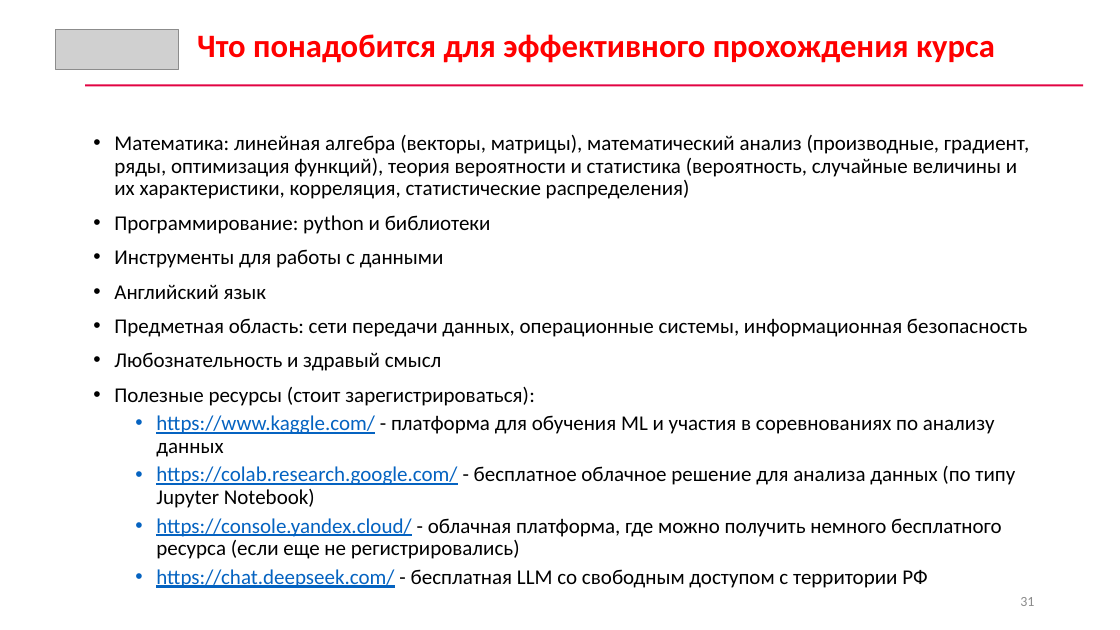
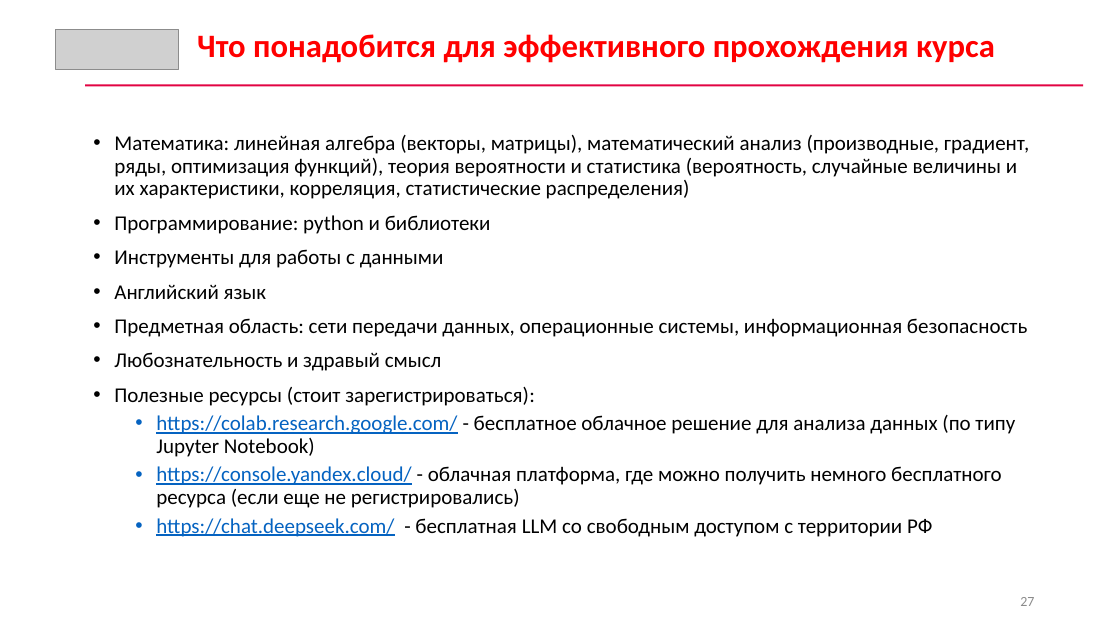
Before and after one commit to nick1982ad/CS_Data_analysis, a slide deck: slide 27 of Лекции/01. Введение. Основы аналитики данных.pptx (slide 31 before the commit). Drawn at 1120x630 pixels with LibreOffice and Linux fonts; fonts in the diff are those of the drawing; grey boxes stand for pictures. Boxes give left, top, right and bottom in pixels: in the first picture for what was removed or moved away, otherwise in the second. Text is boxed around its words. In the diff, an @@ line names an element or a change of style, - is before the commit and + after.

```diff
--- a/Лекции/01. Введение. Основы аналитики данных.pptx
+++ b/Лекции/01. Введение. Основы аналитики данных.pptx
@@ text at [156, 415, 995, 457]: paragraph removed @@
-  • https://www.kaggle.com/ - платформа для обучения ML и участия в соревнованиях по анализу данных
@@ page number at [1020, 597, 1034, 606]: text changed @@
-31
+27
```
Also in this commit, not shown: 4 slides removed.
